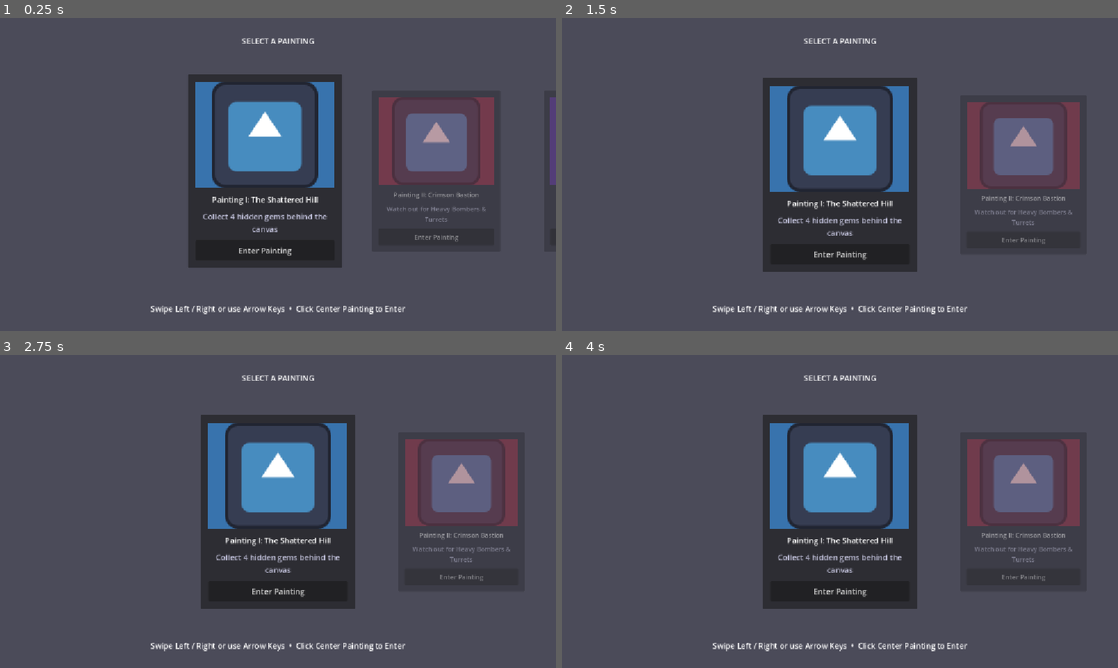
Above: before the commit, frames 1-4 (two rows, left to right).
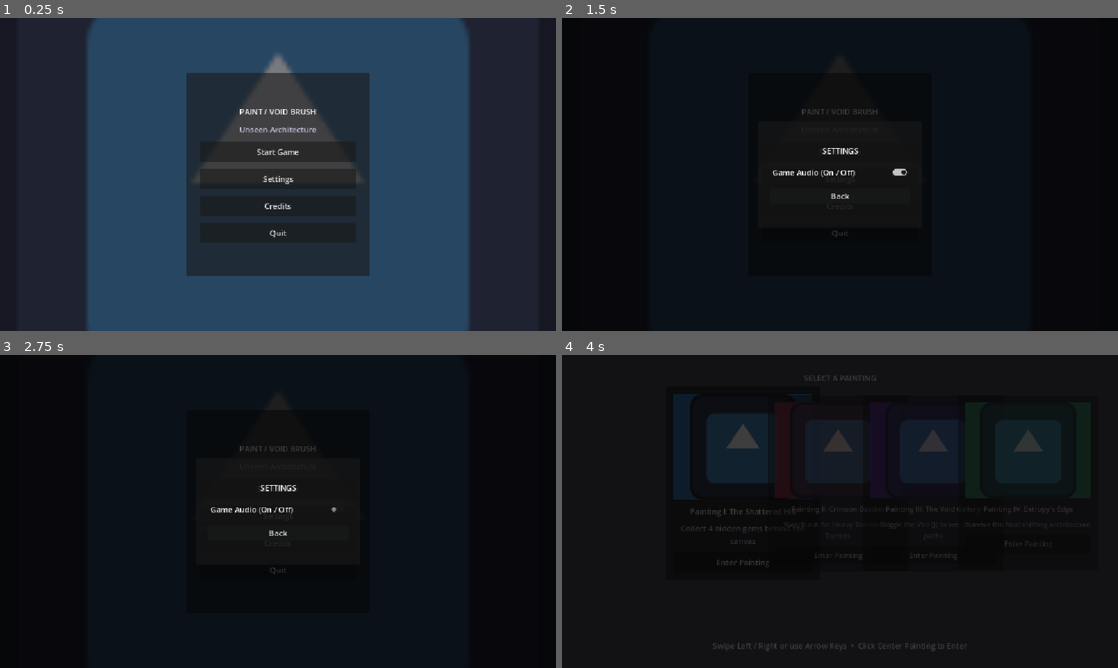
Above: after the commit, the same moments.

Repository: VSathvikReddy/Let-s-figure-it-out
Game: Godot game, scene res://levels/start_menu.tscn
Same seed, same stepped clock (60 frames per second), same inputs: the game is played once before the commit and once after it. Before the commit the project starts from res://levels/LevelSelect.tscn. The engine's default icon, where the game draws it, is replaced by a stand-in: a white triangle on a blue panel in a dark square. Sound files missing from this copy of the repository are replaced by a short silence.
Inputs (mouse positions are in pixels of both pictures, inside the frame that each line leads up to):
- Up to frame 1 (0.25 s): no input
- Up to frame 2 (1.5 s): click (840, 177) at 0.5 s, where only the run after the commit has a clickable "Settings"; click (840, 205) at 1.25 s, where only the run after the commit has a clickable "Credits"
- Up to frame 3 (2.75 s): click (278, 508) at 2 s, where only the run after the commit has a clickable "Game Audio (On / Off)"
- Up to frame 4 (4 s): click (840, 533) at 2.75 s, where only the run after the commit has a clickable "Back"; click (840, 489) at 3.5 s, where only the run after the commit has a clickable "Start Game"

The runs differ from the first frame. In frame 1, 90% of the frame differs, in the area x 0-100%, y 0-100%; in frame 2, 100%; in frame 3, 100%; in frame 4, 98%.

Commit message:
added start_menu with placeholders

Diff:
--- /dev/null
+++ b/levels/credits.gd
@@ -0,0 +1,24 @@
+extends Control
+
+const PRIMITIVE_REPO_URL: String = "https://github.com/fogleman/primitive/"
+
+@onready var repo_link_button: Button = $CreditsCard/MarginContainer/VBoxContainer/RepoLinkButton
+@onready var back_button: Button = $CreditsCard/MarginContainer/VBoxContainer/BackButton
+
+
+func _ready() -> void:
+	if is_instance_valid(LevelManager.debug_win_button):
+		LevelManager.debug_win_button.visible = false
+
+	repo_link_button.pressed.connect(_on_repo_link_pressed)
+	back_button.pressed.connect(_on_back_pressed)
+
+
+func _on_repo_link_pressed() -> void:
+	# Opens the GitHub repository in the user's default web browser
+	OS.shell_open(PRIMITIVE_REPO_URL)
+
+
+func _on_back_pressed() -> void:
+	# Fades out and loads the Start Menu
+	LevelManager.go_to_start_menu()
--- /dev/null
+++ b/levels/credits.tscn
@@ -0,0 +1,74 @@
+[gd_scene load_steps=2 format=3]
+
+[ext_resource type="Script" path="res://levels/credits.gd" id="1_credits"]
+
+[node name="Credits" type="Control"]
+layout_mode = 3
+anchors_preset = 15
+anchor_right = 1.0
+anchor_bottom = 1.0
+grow_horizontal = 2
+grow_vertical = 2
+script = ExtResource("1_credits")
+
+[node name="Background" type="ColorRect" parent="."]
+layout_mode = 1
+anchors_preset = 15
+anchor_right = 1.0
+anchor_bottom = 1.0
+grow_horizontal = 2
+grow_vertical = 2
+mouse_filter = 2
+color = Color(0.07, 0.07, 0.1, 1)
+
+[node name="CreditsCard" type="PanelContainer" parent="."]
+custom_minimum_size = Vector2(540, 360)
+layout_mode = 1
+anchors_preset = 8
+anchor_left = 0.5
+anchor_top = 0.5
+anchor_right = 0.5
+anchor_bottom = 0.5
+offset_left = -270.0
+offset_top = -180.0
+offset_right = 270.0
+offset_bottom = 180.0
+grow_horizontal = 2
+grow_vertical = 2
+
+[node name="MarginContainer" type="MarginContainer" parent="CreditsCard"]
+layout_mode = 2
+theme_override_constants/margin_left = 28
+theme_override_constants/margin_top = 28
+theme_override_constants/margin_right = 28
+theme_override_constants/margin_bottom = 28
+
+[node name="VBoxContainer" type="VBoxContainer" parent="CreditsCard/MarginContainer"]
+layout_mode = 2
+theme_override_constants/separation = 18
+alignment = 1
+
+[node name="HeaderLabel" type="Label" parent="CreditsCard/MarginContainer/VBoxContainer"]
+layout_mode = 2
+text = "CREDITS"
+horizontal_alignment = 1
+
+[node name="CreditsText" type="Label" parent="CreditsCard/MarginContainer/VBoxContainer"]
+layout_mode = 2
+text = "Developed for the Intra-Guild Game Jam
+
+Painting Primitive Generation Tool:
+Primitive by Michael Fogleman
+https://github.com/fogleman/primitive/"
+horizontal_alignment = 1
+autowrap_mode = 3
+
+[node name="RepoLinkButton" type="Button" parent="CreditsCard/MarginContainer/VBoxContainer"]
+custom_minimum_size = Vector2(0, 40)
+layout_mode = 2
+text = "Open GitHub: fogleman/primitive"
+
+[node name="BackButton" type="Button" parent="CreditsCard/MarginContainer/VBoxContainer"]
+custom_minimum_size = Vector2(0, 42)
+layout_mode = 2
+text = "Back to Start Menu"
--- a/levels/level_manager.gd
+++ b/levels/level_manager.gd
@@ -2,6 +2,16 @@
 
 # Emitted when the player collects all 4 gems OR clicks the debug win button
 signal won
+
+const START_MENU_PATH: String = "res://levels/start_menu.tscn"
+const CREDITS_PATH: String = "res://levels/credits.tscn"
+
+func go_to_start_menu() -> void:
+	_transition_to_scene(START_MENU_PATH, false)
+
+
+func go_to_credits() -> void:
+	_transition_to_scene(CREDITS_PATH, false)
 
 # --- LEVEL DATABASE (Add your new level .tscn paths here) ---
 var levels: Array[Dictionary] = [
--- /dev/null
+++ b/levels/start_menu.gd
@@ -0,0 +1,113 @@
+extends Control
+
+# Drag and drop your 4 background images into this array in the Inspector!
+# (If left empty, it uses icon.svg as a safe placeholder until you assign them)
+@export var background_images: Array[Texture2D] = [
+	preload("res://icon.svg"),
+	preload("res://icon.svg"),
+	preload("res://icon.svg"),
+	preload("res://icon.svg")
+]
+@export var crossfade_duration: float = 1.5
+
+# --- NODE REFERENCES ---
+@onready var bg_image_a: TextureRect = $BgImageA
+@onready var bg_image_b: TextureRect = $BgImageB
+@onready var slide_timer: Timer = $SlideTimer
+
+@onready var start_button: Button = $MenuCard/MarginContainer/VBoxContainer/StartButton
+@onready var settings_button: Button = $MenuCard/MarginContainer/VBoxContainer/SettingsButton
+@onready var credits_button: Button = $MenuCard/MarginContainer/VBoxContainer/CreditsButton
+@onready var quit_button: Button = $MenuCard/MarginContainer/VBoxContainer/QuitButton
+
+@onready var settings_popup: Control = $SettingsPopup
+@onready var sound_toggle: CheckButton = $SettingsPopup/SettingsCard/MarginContainer/VBoxContainer/SoundToggleButton
+@onready var close_settings_button: Button = $SettingsPopup/SettingsCard/MarginContainer/VBoxContainer/CloseSettingsButton
+
+var current_image_index: int = 0
+var showing_a: bool = true
+
+
+func _ready() -> void:
+	# Hide the debug win button while on the Start Menu
+	if is_instance_valid(LevelManager.debug_win_button):
+		LevelManager.debug_win_button.visible = false
+
+	settings_popup.visible = false
+
+	# Sync sound toggle button with Godot's Master Audio Bus mute state
+	var master_bus_index: int = AudioServer.get_bus_index("Master")
+	var is_muted: bool = AudioServer.is_bus_mute(master_bus_index)
+	sound_toggle.button_pressed = not is_muted
+
+	# Setup initial background image
+	if background_images.size() > 0:
+		bg_image_a.texture = background_images[0]
+		bg_image_a.modulate.a = 1.0
+		bg_image_b.modulate.a = 0.0
+
+	# Connect Signals
+	slide_timer.timeout.connect(_on_slide_timer_timeout)
+	start_button.pressed.connect(_on_start_pressed)
+	settings_button.pressed.connect(_on_settings_pressed)
+	credits_button.pressed.connect(_on_credits_pressed)
+	quit_button.pressed.connect(_on_quit_pressed)
+
+	sound_toggle.toggled.connect(_on_sound_toggled)
+	close_settings_button.pressed.connect(_on_close_settings_pressed)
+
+
+# --- 10-SECOND BACKGROUND CROSSFADE ---
+
+func _on_slide_timer_timeout() -> void:
+	if background_images.size() <= 1:
+		return
+
+	current_image_index = (current_image_index + 1) % background_images.size()
+	var next_texture: Texture2D = background_images[current_image_index]
+
+	var tween: Tween = create_tween().set_parallel(true)
+	if showing_a:
+		bg_image_b.texture = next_texture
+		tween.tween_property(bg_image_a, "modulate:a", 0.0, crossfade_duration)
+		tween.tween_property(bg_image_b, "modulate:a", 1.0, crossfade_duration)
+	else:
+		bg_image_a.texture = next_texture
+		tween.tween_property(bg_image_b, "modulate:a", 0.0, crossfade_duration)
+		tween.tween_property(bg_image_a, "modulate:a", 1.0, crossfade_duration)
+
+	showing_a = not showing_a
+
+
+# --- MENU BUTTON HANDLERS ---
+
+func _on_start_pressed() -> void:
+	LevelManager.go_to_level_select()
+
+
+func _on_credits_pressed() -> void:
+	LevelManager.go_to_credits()
+
+
+func _on_settings_pressed() -> void:
+	settings_popup.visible = true
+	settings_popup.modulate.a = 0.0
+	var tween: Tween = create_tween()
+	tween.tween_property(settings_popup, "modulate:a", 1.0, 0.2)
+
+
+func _on_close_settings_pressed() -> void:
+	var tween: Tween = create_tween()
+	tween.tween_property(settings_popup, "modulate:a", 0.0, 0.2)
+	await tween.finished
+	settings_popup.visible = false
+
+
+func _on_sound_toggled(sound_enabled: bool) -> void:
+	# Mutes or unmutes the global Master audio bus (affects all SFX and BGM)
+	var master_bus_index: int = AudioServer.get_bus_index("Master")
+	AudioServer.set_bus_mute(master_bus_index, not sound_enabled)
+
+
+func _on_quit_pressed() -> void:
+	get_tree().quit()
--- /dev/null
+++ b/levels/start_menu.tscn
@@ -0,0 +1,175 @@
+[gd_scene format=3 uid="uid://clcndtw74xdy1"]
+
+[ext_resource type="Script" uid="uid://jgi42svkc4ww" path="res://levels/start_menu.gd" id="1_nl3ga"]
+
+[node name="StartMenu" type="Control" unique_id=242257088]
+layout_mode = 3
+anchors_preset = 15
+anchor_right = 1.0
+anchor_bottom = 1.0
+grow_horizontal = 2
+grow_vertical = 2
+script = ExtResource("1_nl3ga")
+
+[node name="BaseBackground" type="ColorRect" parent="." unique_id=1725012293]
+layout_mode = 1
+anchors_preset = 15
+anchor_right = 1.0
+anchor_bottom = 1.0
+grow_horizontal = 2
+grow_vertical = 2
+mouse_filter = 2
+color = Color(0.07, 0.07, 0.1, 1)
+
+[node name="BgImageA" type="TextureRect" parent="." unique_id=1075833418]
+layout_mode = 1
+anchors_preset = 15
+anchor_right = 1.0
+anchor_bottom = 1.0
+grow_horizontal = 2
+grow_vertical = 2
+mouse_filter = 2
+expand_mode = 1
+stretch_mode = 6
+
+[node name="BgImageB" type="TextureRect" parent="." unique_id=769577794]
+layout_mode = 1
+anchors_preset = 15
+anchor_right = 1.0
+anchor_bottom = 1.0
+grow_horizontal = 2
+grow_vertical = 2
+mouse_filter = 2
+expand_mode = 1
+stretch_mode = 6
+
+[node name="DarkTintOverlay" type="ColorRect" parent="." unique_id=280550108]
+layout_mode = 1
+anchors_preset = 15
+anchor_right = 1.0
+anchor_bottom = 1.0
+grow_horizontal = 2
+grow_vertical = 2
+mouse_filter = 2
+color = Color(0.05, 0.05, 0.08, 0.55)
+
+[node name="SlideTimer" type="Timer" parent="." unique_id=1451536108]
+wait_time = 10.0
+autostart = true
+
+[node name="MenuCard" type="PanelContainer" parent="." unique_id=1035099855]
+custom_minimum_size = Vector2(380, 420)
+layout_mode = 1
+anchors_preset = 8
+anchor_left = 0.5
+anchor_top = 0.5
+anchor_right = 0.5
+anchor_bottom = 0.5
+offset_left = -190.0
+offset_top = -210.0
+offset_right = 190.0
+offset_bottom = 210.0
+grow_horizontal = 2
+grow_vertical = 2
+
+[node name="MarginContainer" type="MarginContainer" parent="MenuCard" unique_id=1768513121]
+layout_mode = 2
+theme_override_constants/margin_left = 28
+theme_override_constants/margin_top = 28
+theme_override_constants/margin_right = 28
+theme_override_constants/margin_bottom = 28
+
+[node name="VBoxContainer" type="VBoxContainer" parent="MenuCard/MarginContainer" unique_id=1434048383]
+layout_mode = 2
+theme_override_constants/separation = 14
+alignment = 1
+
+[node name="GameTitle" type="Label" parent="MenuCard/MarginContainer/VBoxContainer" unique_id=50813950]
+layout_mode = 2
+text = "PAINT / VOID BRUSH"
+horizontal_alignment = 1
+
+[node name="Subtitle" type="Label" parent="MenuCard/MarginContainer/VBoxContainer" unique_id=721691002]
+modulate = Color(0.75, 0.75, 0.85, 1)
+layout_mode = 2
+text = "Unseen Architecture"
+horizontal_alignment = 1
+
+[node name="StartButton" type="Button" parent="MenuCard/MarginContainer/VBoxContainer" unique_id=587399848]
+custom_minimum_size = Vector2(0, 42)
+layout_mode = 2
+text = "Start Game"
+
+[node name="SettingsButton" type="Button" parent="MenuCard/MarginContainer/VBoxContainer" unique_id=660502197]
+custom_minimum_size = Vector2(0, 42)
+layout_mode = 2
+text = "Settings"
+
+[node name="CreditsButton" type="Button" parent="MenuCard/MarginContainer/VBoxContainer" unique_id=843172274]
+custom_minimum_size = Vector2(0, 42)
+layout_mode = 2
+text = "Credits"
+
+[node name="QuitButton" type="Button" parent="MenuCard/MarginContainer/VBoxContainer" unique_id=1971914077]
+custom_minimum_size = Vector2(0, 42)
+layout_mode = 2
+text = "Quit"
+
+[node name="SettingsPopup" type="Control" parent="." unique_id=54098407]
+visible = false
+layout_mode = 1
+anchors_preset = 15
+anchor_right = 1.0
+anchor_bottom = 1.0
+grow_horizontal = 2
+grow_vertical = 2
+
+[node name="DimBg" type="ColorRect" parent="SettingsPopup" unique_id=1660149357]
+layout_mode = 1
+anchors_preset = 15
+anchor_right = 1.0
+anchor_bottom = 1.0
+grow_horizontal = 2
+grow_vertical = 2
+color = Color(0, 0, 0, 0.75)
+
+[node name="SettingsCard" type="PanelContainer" parent="SettingsPopup" unique_id=902197591]
+custom_minimum_size = Vector2(340, 220)
+layout_mode = 1
+anchors_preset = 8
+anchor_left = 0.5
+anchor_top = 0.5
+anchor_right = 0.5
+anchor_bottom = 0.5
+offset_left = -170.0
+offset_top = -110.0
+offset_right = 170.0
+offset_bottom = 110.0
+grow_horizontal = 2
+grow_vertical = 2
+
+[node name="MarginContainer" type="MarginContainer" parent="SettingsPopup/SettingsCard" unique_id=37271585]
+layout_mode = 2
+theme_override_constants/margin_left = 24
+theme_override_constants/margin_top = 24
+theme_override_constants/margin_right = 24
+theme_override_constants/margin_bottom = 24
+
+[node name="VBoxContainer" type="VBoxContainer" parent="SettingsPopup/SettingsCard/MarginContainer" unique_id=187894945]
+layout_mode = 2
+theme_override_constants/separation = 18
+alignment = 1
+
+[node name="SettingsTitle" type="Label" parent="SettingsPopup/SettingsCard/MarginContainer/VBoxContainer" unique_id=545237532]
+layout_mode = 2
+text = "SETTINGS"
+horizontal_alignment = 1
+
+[node name="SoundToggleButton" type="CheckButton" parent="SettingsPopup/SettingsCard/MarginContainer/VBoxContainer" unique_id=192967354]
+layout_mode = 2
+button_pressed = true
+text = "Game Audio (On / Off)"
+
+[node name="CloseSettingsButton" type="Button" parent="SettingsPopup/SettingsCard/MarginContainer/VBoxContainer" unique_id=1155050002]
+layout_mode = 2
+text = "Back"
--- /dev/null
+++ b/levels/trash.tscn
@@ -0,0 +1,146 @@
+[gd_scene format=3 uid="uid://cyvqk60u20vq6"]
+
+[node name="StartMenu" type="Control" unique_id=79941849]
+layout_mode = 3
+anchors_preset = 15
+anchor_right = 1.0
+anchor_bottom = 1.0
+grow_horizontal = 2
+grow_vertical = 2
+
+[node name="BaseBackground" type="ColorRect" parent="." unique_id=1790693352]
+layout_mode = 1
+anchors_preset = 15
+anchor_right = 1.0
+anchor_bottom = 1.0
+grow_horizontal = 2
+grow_vertical = 2
+color = Color(0.29337206, 0.29337206, 0.3491902, 1)
+
+[node name="BgImageA" type="TextureRect" parent="." unique_id=2135030377]
+layout_mode = 1
+anchors_preset = 15
+anchor_right = 1.0
+anchor_bottom = 1.0
+grow_horizontal = 2
+grow_vertical = 2
+expand_mode = 1
+stretch_mode = 6
+
+[node name="BgImageB" type="TextureRect" parent="." unique_id=2052655771]
+layout_mode = 1
+anchors_preset = 15
+anchor_right = 1.0
+anchor_bottom = 1.0
+grow_horizontal = 2
+grow_vertical = 2
+expand_mode = 1
+stretch_mode = 6
+
+[node name="DarkTintOverlay" type="ColorRect" parent="." unique_id=1281850269]
+layout_mode = 1
+anchors_preset = 15
+anchor_right = 1.0
+anchor_bottom = 1.0
+grow_horizontal = 2
+grow_vertical = 2
+mouse_filter = 2
+color = Color(0.24780053, 0.24780053, 0.3133042, 0.55)
+
+[node name="SlideTimer" type="Timer" parent="." unique_id=1935175389]
+wait_time = 10.0
+autostart = true
+
+[node name="MenuCard" type="PanelContainer" parent="." unique_id=479205774]
+custom_minimum_size = Vector2(380, 420)
+layout_mode = 1
+anchors_preset = 8
+anchor_left = 0.5
+anchor_top = 0.5
+anchor_right = 0.5
+anchor_bottom = 0.5
+offset_left = -20.0
+offset_top = -79.0
+offset_right = 20.0
+offset_bottom = 79.0
+grow_horizontal = 2
+grow_vertical = 2
+
+[node name="MarginContainer" type="MarginContainer" parent="MenuCard" unique_id=41509605]
+layout_mode = 2
+theme_override_constants/margin_left = 28
+theme_override_constants/margin_top = 28
+theme_override_constants/margin_right = 28
+theme_override_constants/margin_bottom = 28
+
+[node name="VBoxContainer" type="VBoxContainer" parent="MenuCard/MarginContainer" unique_id=1506046941]
+layout_mode = 2
+theme_override_constants/separation = 14
+
+[node name="GameTitle" type="Label" parent="MenuCard/MarginContainer/VBoxContainer" unique_id=1671092833]
+layout_mode = 2
+text = "GAME TITLE"
+horizontal_alignment = 1
+
+[node name="Subtitle" type="Label" parent="MenuCard/MarginContainer/VBoxContainer" unique_id=1042474375]
+modulate = Color(0.8808251, 0.8808251, 0.9309246, 1)
+layout_mode = 2
+text = "subtitle"
+horizontal_alignment = 1
+
+[node name="StartButton" type="Label" parent="MenuCard/MarginContainer/VBoxContainer" unique_id=71701869]
+custom_minimum_size = Vector2(0, 42)
+layout_mode = 2
+text = "Start Game"
+horizontal_alignment = 1
+
+[node name="SettingsButton" type="Label" parent="MenuCard/MarginContainer/VBoxContainer" unique_id=1590292857]
+custom_minimum_size = Vector2(0, 42)
+layout_mode = 2
+text = "Settings"
+horizontal_alignment = 1
+
+[node name="CreditsButton" type="Label" parent="MenuCard/MarginContainer/VBoxContainer" unique_id=1295319260]
+custom_minimum_size = Vector2(0, 42)
+layout_mode = 2
+text = "Credits"
+horizontal_alignment = 1
+
+[node name="QuitButton" type="Label" parent="MenuCard/MarginContainer/VBoxContainer" unique_id=499708740]
+custom_minimum_size = Vector2(0, 42)
+layout_mode = 2
+text = "Quit"
+horizontal_alignment = 1
+
+[node name="SettingsPopup" type="Control" parent="." unique_id=311187890]
+layout_mode = 1
+anchors_preset = 15
+anchor_right = 1.0
+anchor_bottom = 1.0
+grow_horizontal = 2
+grow_vertical = 2
+
+[node name="DimBg" type="ColorRect" parent="SettingsPopup" unique_id=571354665]
+layout_mode = 0
+offset_right = 40.0
+offset_bottom = 40.0
+
+[node name="SettingsCard" type="PanelContainer" parent="SettingsPopup" unique_id=1950211555]
+layout_mode = 0
+offset_right = 40.0
+offset_bottom = 40.0
+
+[node name="MarginContainer" type="MarginContainer" parent="SettingsPopup/SettingsCard" unique_id=936171952]
+layout_mode = 2
+
+[node name="VBoxContainer" type="VBoxContainer" parent="SettingsPopup/SettingsCard/MarginContainer" unique_id=612258708]
+layout_mode = 2
+
+[node name="SettingsTitle" type="Label" parent="SettingsPopup/SettingsCard/MarginContainer/VBoxContainer" unique_id=730138048]
+layout_mode = 2
+
+[node name="SoundToggleButton" type="CheckButton" parent="SettingsPopup/SettingsCard/MarginContainer/VBoxContainer" unique_id=102349207]
+layout_mode = 2
+
+[node name="CloseSettingsButton" type="Button" parent="SettingsPopup/SettingsCard/MarginContainer/VBoxContainer" unique_id=1631536063]
+layout_mode = 2
--- a/project.godot
+++ b/project.godot
@@ -11,7 +11,7 @@
 [application]
 
 config/name="paint"
-run/main_scene="uid://b0q3sil2knggc"
+run/main_scene="uid://clcndtw74xdy1"
 config/features=PackedStringArray("4.7", "Forward Plus")
 config/icon="res://icon.svg"
 
Not shown, added: levels/credits.gd.uid
Not shown, added: levels/start_menu.gd.uid
